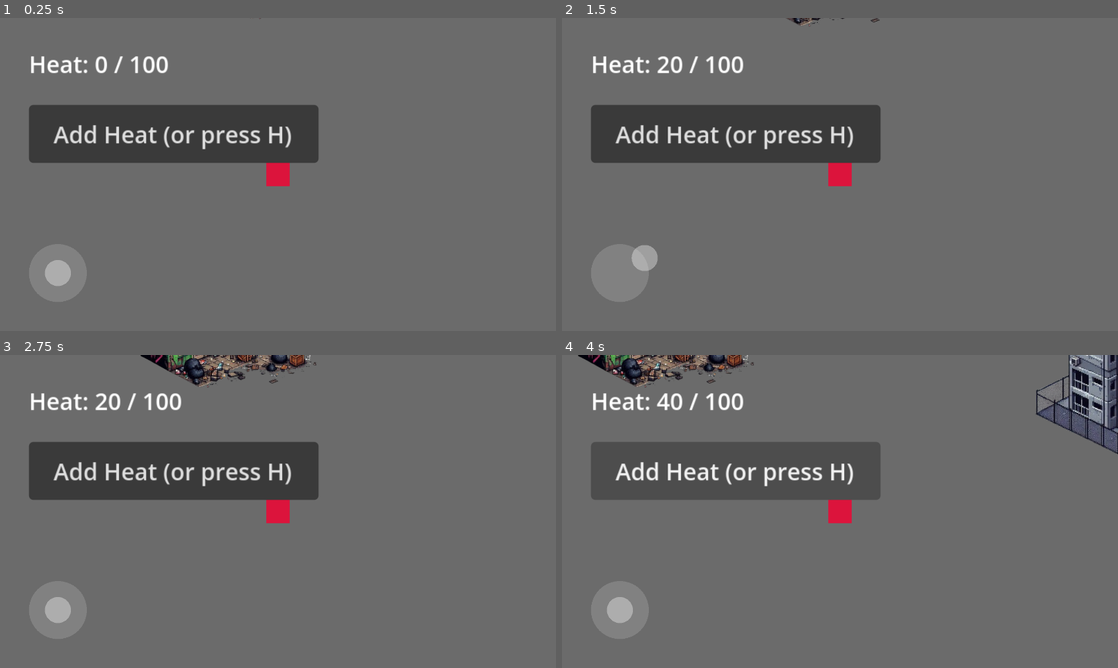
Above: before the commit, frames 1-4 (two rows, left to right).
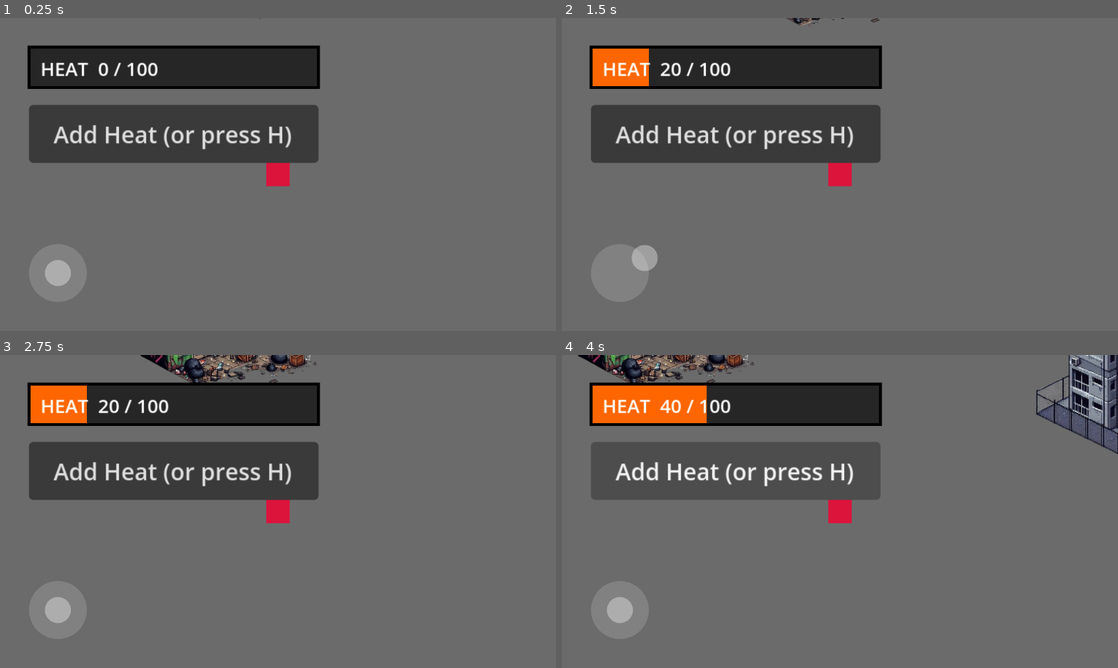
Above: after the commit, the same moments.

Repository: zowskyy/crxcibl3
Game: Godot game, scene res://scenes/TestRoom.tscn
Two runs of this game, one before a commit and one after it. Both use one fixed random seed, a clock stepped at 60 frames per second and the inputs below.
Inputs (mouse positions are in pixels of both pictures, inside the frame that each line leads up to):
- Up to frame 1 (0.25 s): no input
- Up to frame 2 (1.5 s): click "Add Heat (or press H)" at 0.5 s; tap Enter at 1.25 s; drag from (617, 271) to (895, 105) at 1.27 s
- Up to frame 3 (2.75 s): drag from (166, 527) to (250, 574) at 2.02 s
- Up to frame 4 (4 s): tap Space at 2.75 s; move the mouse to (895, 442) at 2.77 s; hold Right (ui_right) 2.78-3.5 s; tap H at 2.85 s; drag from (812, 574) to (673, 464) at 3.52 s

The runs differ from the first frame. In frame 1, 7.3% of the frame differs, in the area x 4-58%, y 8-23%; in frame 2, 7.3%; in frame 3, 7.3%; in frame 4, 7.3%.

Commit message:
Slice 2.10: real Heat meter HUD, replacing the plain debug Label
HeatMeter.gd: a custom-drawn bar (background track + orange fill
proportional to GameState.heat/HEAT_MAX + numeric readout), using the
same heat/signOrange color already established in the Phaser reference
palette. Polls GameState.heat every frame and redraws itself, so it
reflects changes from anywhere -- not just the debug "Add Heat" button
-- which also let TestRoom.gd drop its manual _refresh_label() call
entirely.

Kept the "Add Heat" button/H-key as a debug testing aid; the label
Slice 2.5 built was always meant as a placeholder, not the real HUD.

Diff:
--- /dev/null
+++ b/godot/scenes/HeatMeter.gd
@@ -0,0 +1,27 @@
+extends Control
+## Slice 2.10 -- real Heat meter HUD, replacing the plain debug Label from
+## Slice 2.5. Polls GameState.heat every frame rather than requiring a
+## manual refresh call, so it reflects changes from anywhere, not just the
+## debug "Add Heat" button.
+
+const BAR_COLOR := Color(1.0, 0.4, 0.0)        # matches the established
+const BG_COLOR := Color(0.1, 0.1, 0.1, 0.85)   # heat/signOrange palette
+const BORDER_COLOR := Color(0, 0, 0, 1)
+const TEXT_COLOR := Color(1, 1, 1, 1)
+
+
+func _process(_delta: float) -> void:
+	queue_redraw()
+
+
+func _draw() -> void:
+	draw_rect(Rect2(Vector2.ZERO, size), BG_COLOR)
+
+	var fill_ratio: float = clampf(GameState.heat / GameState.HEAT_MAX, 0.0, 1.0)
+	draw_rect(Rect2(Vector2.ZERO, Vector2(size.x * fill_ratio, size.y)), BAR_COLOR)
+
+	draw_rect(Rect2(Vector2.ZERO, size), BORDER_COLOR, false, 2.0)
+
+	var label := "HEAT  %d / %d" % [int(GameState.heat), int(GameState.HEAT_MAX)]
+	var font := ThemeDB.fallback_font
+	draw_string(font, Vector2(8, size.y - 8), label, HORIZONTAL_ALIGNMENT_LEFT, -1, 13, TEXT_COLOR)
--- a/godot/scenes/TestRoom.gd
+++ b/godot/scenes/TestRoom.gd
@@ -1,16 +1,15 @@
 extends Node2D
 ## Slice 2.5 -- minimal test room. Confirms GameState reads/writes
 ## correctly at runtime before any real level content gets built. Press
-## the "Add Heat" button (or the H key) to bump GameState.heat and watch
-## the label update live.
+## the "Add Heat" button (or the H key) to bump GameState.heat -- the
+## HeatMeter HUD (Slice 2.10) polls and redraws itself, no manual
+## refresh call needed here anymore.
 
-@onready var heat_label: Label = $CanvasLayer/HeatLabel
 @onready var add_heat_button: Button = $CanvasLayer/AddHeatButton
 
 
 func _ready() -> void:
 	add_heat_button.pressed.connect(_on_add_heat_pressed)
-	_refresh_label()
 
 
 func _unhandled_key_input(event: InputEvent) -> void:
@@ -20,8 +19,3 @@
 
 func _on_add_heat_pressed() -> void:
 	GameState.modify_heat(10.0)
-	_refresh_label()
-
-
-func _refresh_label() -> void:
-	heat_label.text = "Heat: %d / %d" % [GameState.heat, GameState.HEAT_MAX]
--- a/godot/scenes/TestRoom.tscn
+++ b/godot/scenes/TestRoom.tscn
@@ -7,6 +7,7 @@
 [ext_resource type="Texture2D" path="res://assets/buildings/arcade.png" id="5"]
 [ext_resource type="Texture2D" path="res://assets/buildings/apartment_tower.png" id="6"]
 [ext_resource type="Texture2D" path="res://assets/buildings/chainlink_fence.png" id="7"]
+[ext_resource type="Script" path="res://scenes/HeatMeter.gd" id="8"]
 
 [sub_resource type="RectangleShape2D" id="RectangleShape2D_player"]
 size = Vector2(16, 16)
@@ -89,12 +90,12 @@
 
 [node name="CanvasLayer" type="CanvasLayer" parent="."]
 
-[node name="HeatLabel" type="Label" parent="CanvasLayer"]
+[node name="HeatMeter" type="Control" parent="CanvasLayer"]
 offset_left = 20.0
 offset_top = 20.0
 offset_right = 220.0
-offset_bottom = 60.0
-text = "Heat: 0 / 100"
+offset_bottom = 48.0
+script = ExtResource("8")
 
 [node name="AddHeatButton" type="Button" parent="CanvasLayer"]
 offset_left = 20.0
Not shown: 1 places in godot/scenes/TestRoom.tscn that only renumber resources
